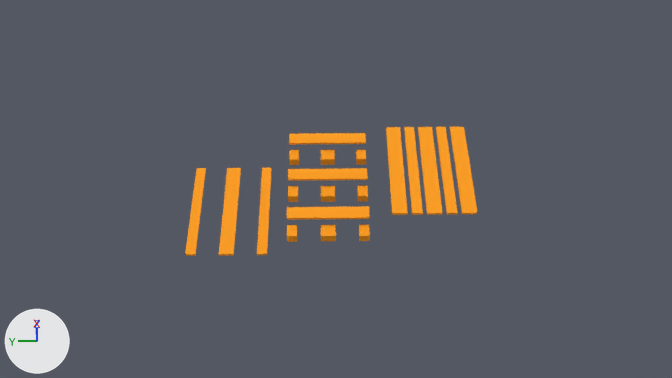
An edit to the Blender file Assets/Models/pallet3.blend, drawn before and after from the same camera.
Both versions are drawn from the file's camera 'Camera'. Lighting does not change. The marker at lower left points along +X, +Y and +Z.

The older version as bpy lines, for what is in view:
```python
ob_pallet_plank_bottom_002 = bpy.data.objects.new('Pallet.Plank.Bottom.002', me_cube_010)
ob_pallet_plank_bottom_002.location = (0.0, 1.0, -0.161)
ob_pallet_plank_bottom_003 = bpy.data.objects.new('Pallet.Plank.Bottom.003', me_cube_011)
ob_pallet_plank_bottom_003.location = (0.0, 1.0, -0.161)
ob_pallet_plank_middle_001 = bpy.data.objects.new('Pallet.Plank.Middle.001', me_cube_006)
ob_pallet_plank_middle_001.location = (0.148, 0.0, 0.094)
ob_pallet_plank_middle_002 = bpy.data.objects.new('Pallet.Plank.Middle.002', me_cube_007)
ob_pallet_plank_middle_002.location = (0.148, 0.0, 0.094)
ob_pallet_plank_middle_003 = bpy.data.objects.new('Pallet.Plank.Middle.003', me_cube_008)
ob_pallet_plank_middle_003.location = (0.148, 0.0, 0.094)
ob_pallet_plank_top_001 = bpy.data.objects.new('Pallet.Plank.Top.001', me_cube_001)
ob_pallet_plank_top_001.location = (0.0, -1.0, 0.288)
ob_pallet_plank_top_003 = bpy.data.objects.new('Pallet.Plank.Top.003', me_cube_003)
ob_pallet_plank_top_003.location = (0.0, -1.0, 0.288)
ob_pallet_plank_top_004 = bpy.data.objects.new('Pallet.Plank.Top.004', me_cube_004)
ob_pallet_plank_top_004.location = (0.0, -1.0, 0.288)
ob_pallet_plank_top_005 = bpy.data.objects.new('Pallet.Plank.Top.005', me_cube_005)
ob_pallet_plank_top_005.location = (0.0, -1.0, 0.288)
# also in view: 'Pallet.Plank.Bottom.001' at (0.0, 1.35, -0.23); 'Pallet.Plank.Top.002' at (0.0, -0.84, 0.34)
```
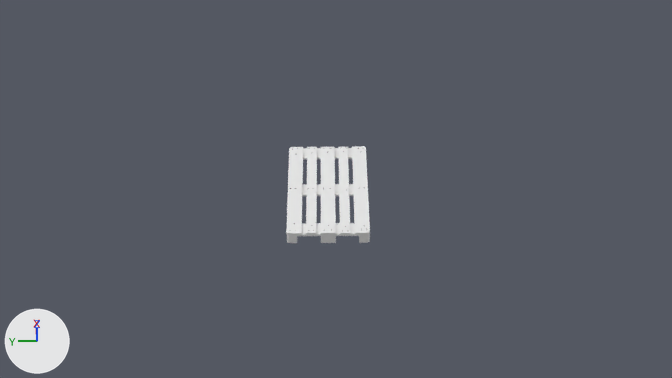
What changed in the scene script:
```text
Change mat_material_002:
    mat_material_002.base_color: (1.0, 0.344, 0.0115) -> (0.8, 0.8, 0.8)  # orange #ff9e1c -> white #e7e7e7
Change ob_pallet_plank_top_001:
    ob_pallet_plank_top_001.location: (0.0, -1.0, 0.288) -> (0.0, 0.0, 0.018)
Change ob_pallet_plank_top_002:
    ob_pallet_plank_top_002.location: (0.0, -1.0, 0.288) -> (0.0, 0.0, 0.018)
Change ob_pallet_plank_top_003:
    ob_pallet_plank_top_003.location: (0.0, -1.0, 0.288) -> (0.0, 0.0, 0.018)
Change ob_pallet_plank_top_004:
    ob_pallet_plank_top_004.location: (0.0, -1.0, 0.288) -> (0.0, 0.0, 0.018)
Change ob_pallet_plank_top_005:
    ob_pallet_plank_top_005.location: (0.0, -1.0, 0.288) -> (0.0, 0.0, 0.018)
Change ob_pallet_plank_middle_001:
    ob_pallet_plank_middle_001.location: (0.148, 0.0, 0.094) -> (0.0, 0.0, 0.018)
Change ob_pallet_plank_middle_002:
    ob_pallet_plank_middle_002.location: (0.148, 0.0, 0.094) -> (0.0, 0.0, 0.018)
Change ob_pallet_plank_middle_003:
    ob_pallet_plank_middle_003.location: (0.148, 0.0, 0.094) -> (0.0, 0.0, 0.018)
Change ob_pallet_plank_bottom_001:
    ob_pallet_plank_bottom_001.location: (0.0, 1.0, -0.161) -> (0.0, 0.0, 0.018)
Change ob_pallet_plank_bottom_002:
    ob_pallet_plank_bottom_002.location: (0.0, 1.0, -0.161) -> (0.0, 0.0, 0.018)
Change ob_pallet_plank_bottom_003:
    ob_pallet_plank_bottom_003.location: (0.0, 1.0, -0.161) -> (0.0, 0.0, 0.018)
```

Pixel boxes (x1, y1, x2, y2) of what changed, in the pictures (672 x 378 px):
'Pallet.Plank.Top.001', recoloured, moved: before (386, 127, 408, 215); after (286, 147, 303, 235)
'Pallet.Plank.Top.005', recoloured, moved: before (450, 127, 477, 214); after (352, 146, 370, 234)
'Pallet.Plank.Top.003', recoloured, moved: before (418, 127, 443, 215); after (321, 147, 336, 235)
'Pallet.Plank.Top.002', recoloured, moved: before (404, 127, 423, 215); after (306, 147, 317, 235)
'Pallet.Plank.Top.004', recoloured, moved: before (436, 127, 458, 215); after (338, 147, 350, 234)
'Pallet.Plank.Middle.003', recoloured, moved: before (287, 206, 370, 220); after (287, 223, 370, 236)
'Pallet.Plank.Bottom.002', recoloured, moved: before (219, 168, 241, 256); after (321, 241, 336, 243)
'Pallet.Plank.Middle.002', recoloured, moved: before (288, 168, 368, 181); after (302, 184, 354, 196)
'Pallet.Plank.Middle.001', recoloured, moved: before (289, 133, 366, 145); after (303, 148, 352, 160)
'Pallet.Plank.Bottom.001', recoloured, moved (not visible afterwards): before (185, 168, 206, 256)
'Pallet.Plank.Bottom.003', recoloured, moved: before (257, 168, 272, 255); after (359, 240, 370, 243)
'Pallet.Brick.008', recoloured: (321, 225, 336, 241) in both
'Pallet.Brick.005', recoloured: (321, 186, 335, 202) in both
'Pallet.Brick.002', recoloured: (321, 150, 335, 165) in both
'Pallet.Brick.009', recoloured: (359, 224, 370, 241) in both
'Pallet.Brock.007', recoloured: (287, 225, 297, 242) in both
'Pallet.Brick.004', recoloured: (288, 186, 298, 202) in both
'Pallet.Brick.006', recoloured: (357, 186, 368, 201) in both
'Pallet.Brick.001', recoloured: (289, 150, 299, 165) in both
'Pallet.Brick.003', recoloured: (356, 149, 366, 165) in both
